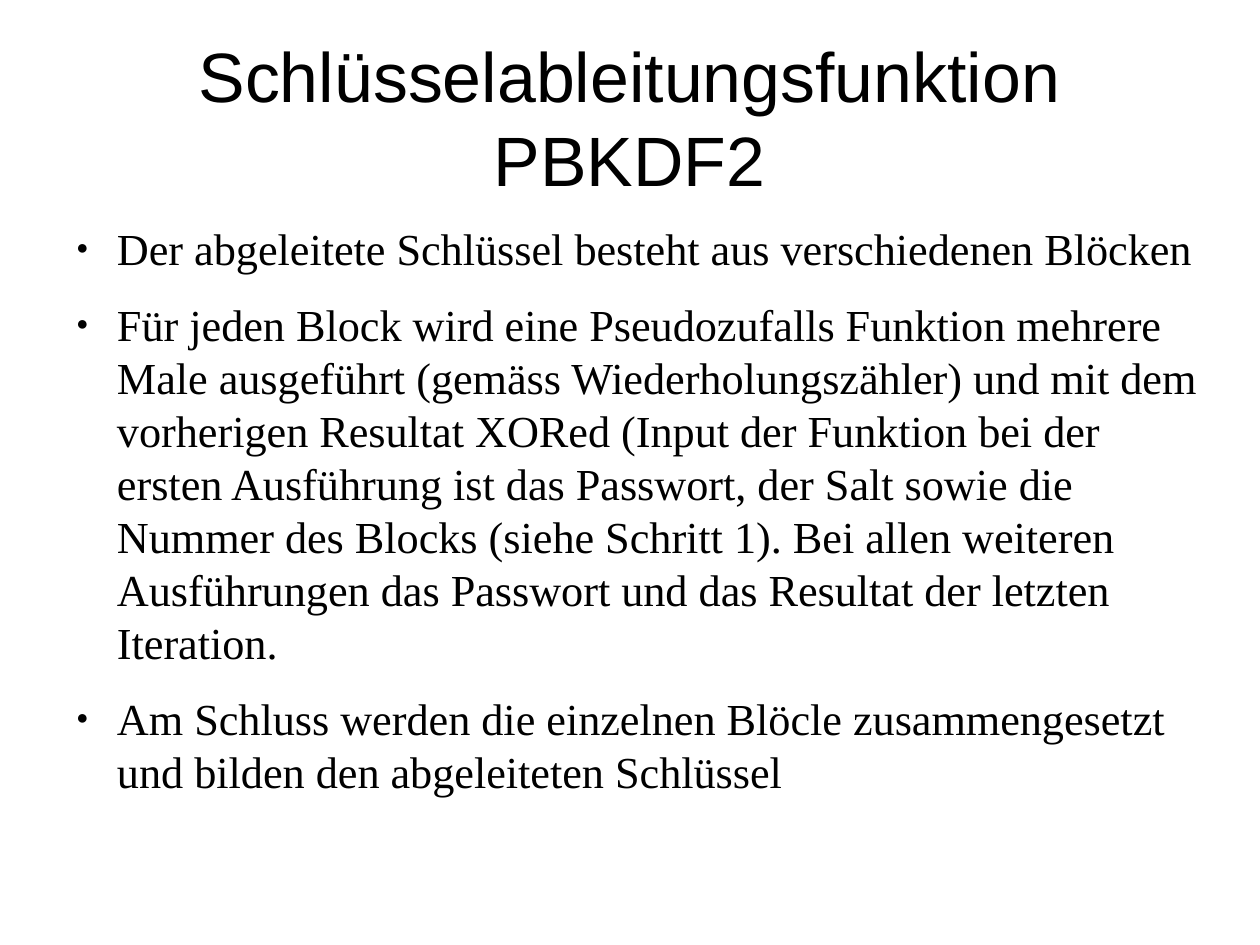
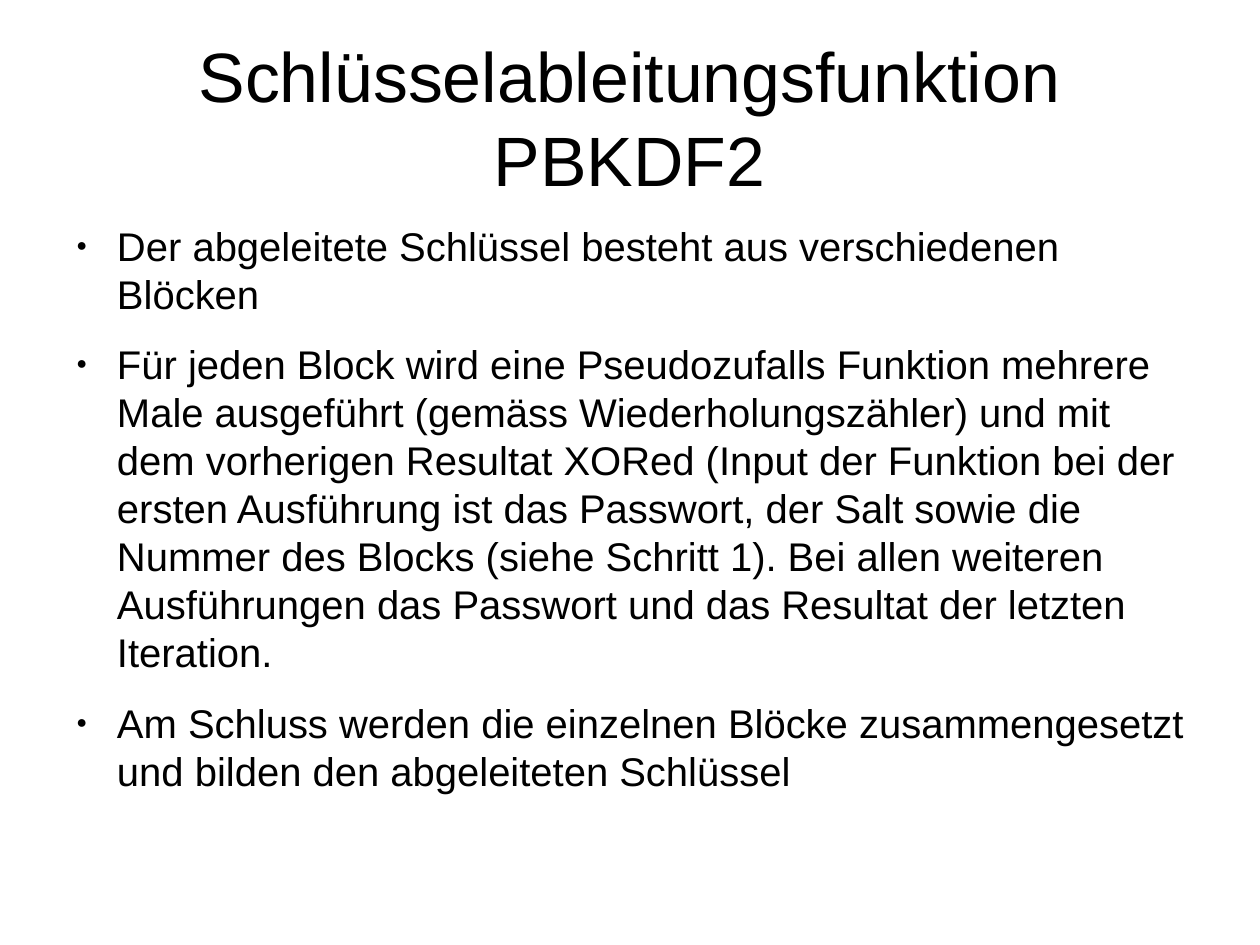
Before and after one commit to FFHS-Inf-2010-students/sa-krypt, a slide deck: slide 14 of pres/praesentation.odp (slide 15 before the commit). Drawn at 1260x945 pixels with LibreOffice and Linux fonts; fonts in the diff are those of the drawing. Boxes give left, top, right and bottom in pixels: in the first picture for what was removed or moved away, otherwise in the second. Text is boxed around its words. In the diff, an @@ line names an element or a change of style, - is before the commit and + after.

Commit message:
Fonts fixen in Präsentation; PDF erstellen

```diff
--- a/pres/praesentation.odp
+++ b/pres/praesentation.odp
@@ text at [117, 232, 1175, 668]: size 27.9 to 25.2 pt, font Times New Roman to Arial in "Der abgeleitete Schlüssel besteht aus verschiedenen Blöcken", "Für jeden Block wird eine Pseudozufalls Funktion ..." @@
@@ text at [117, 709, 1183, 787]: text changed; size 27.9 to 25.2 pt; font Times New Roman to Arial @@
-● Am Schluss werden die einzelnen Blöcle zusammengesetzt und bilden den abgeleiteten Schlüssel
+● Am Schluss werden die einzelnen Blöcke zusammengesetzt und bilden den abgeleiteten Schlüssel
```
Also in this commit, not shown: 30 other slides changed, 1 slide removed, 1 other file.
